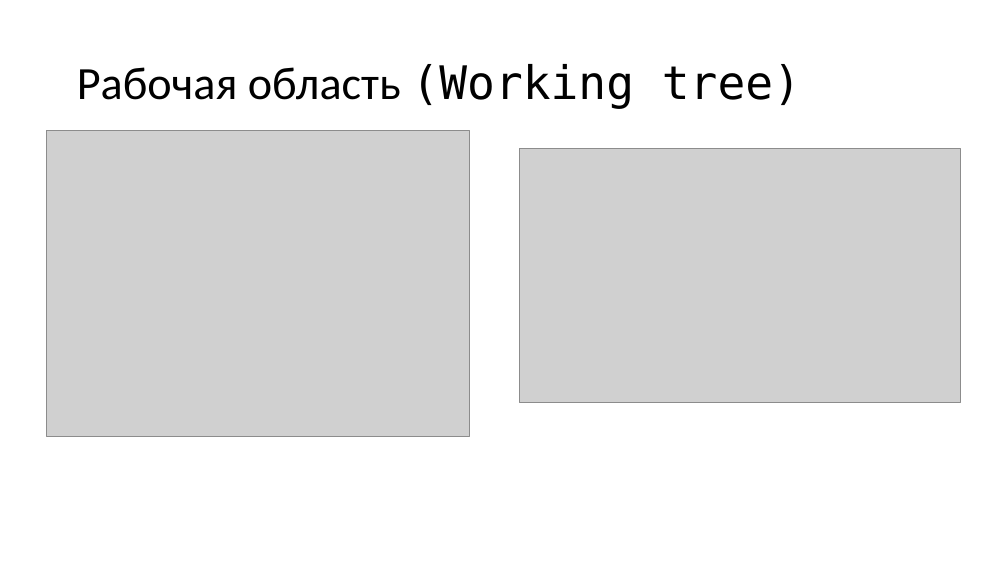
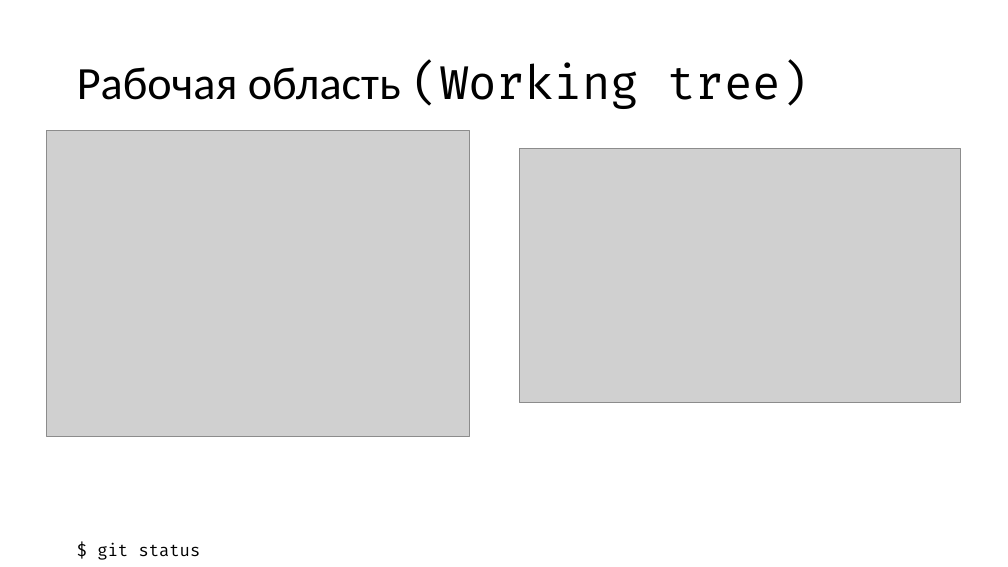
Before and after one commit to yoursdearboy/git-101, a slide deck: slide 47 of slides.pptx (slide 18 before the commit). Drawn at 1008x567 pixels with LibreOffice and Linux fonts; fonts in the diff are those of the drawing; grey boxes stand for pictures. Boxes give left, top, right and bottom in pixels: in the first picture for what was removed or moved away, otherwise in the second. Text is boxed around its words. In the diff, an @@ line names an element or a change of style, - is before the commit and + after.

```diff
--- a/slides.pptx
+++ b/slides.pptx
@@ title "Рабочая область (Working tree)" at (77, 62, 809, 109): font DejaVu Sans Mono to Fira Code in "(Working tree)" @@
@@ text added at (97, 543, 201, 560), 16 pt, text #000000 @@
+$ git status
```
Also in this commit, not shown: 36 other slides changed, 20 slides added, 11 slides removed, 2 other files.
